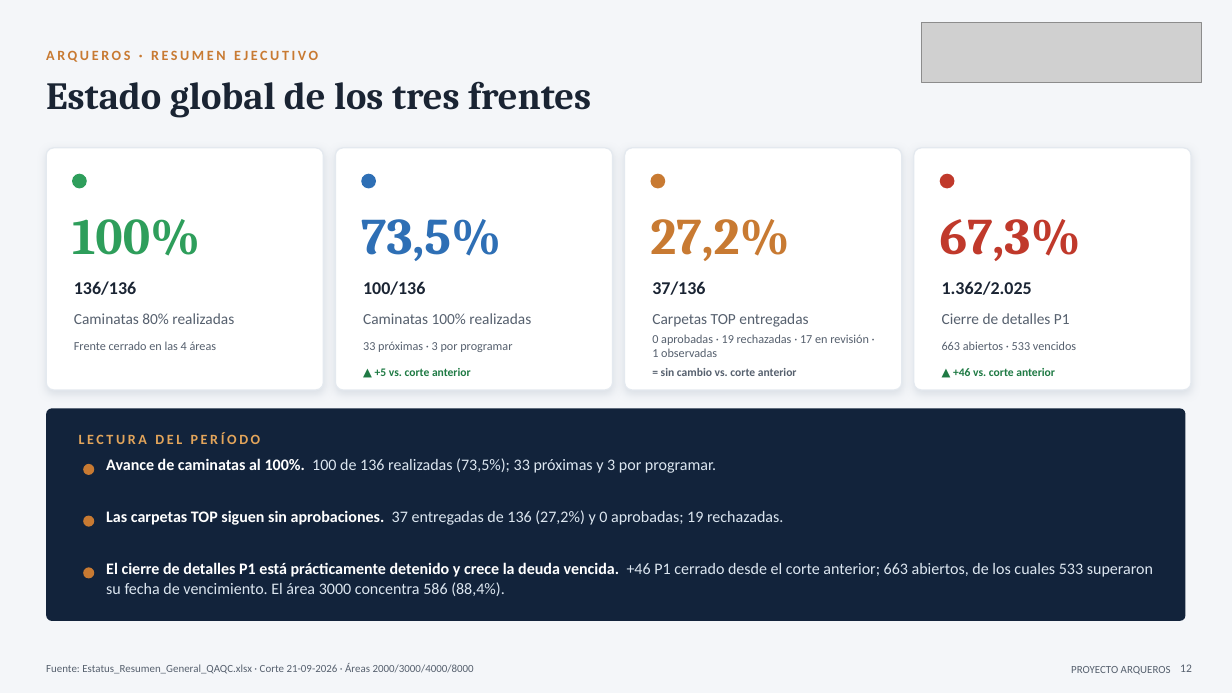
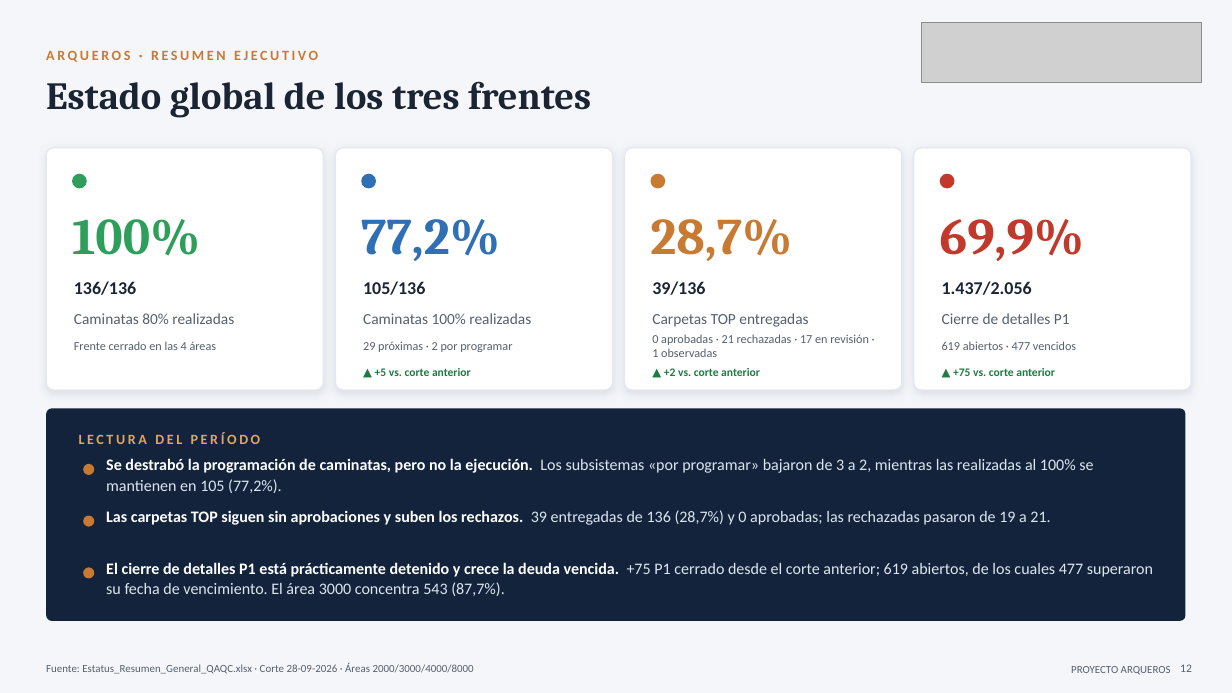
Before and after one commit to tdkvalex/Dashboard-HSEQ, a slide deck: slide 12 of panel_control_TOP_P1/Panel_Control_TOP_P1.pptx. Drawn at 1232x693 pixels with LibreOffice and Linux fonts; fonts in the diff are those of the drawing; grey boxes stand for pictures. Boxes give left, top, right and bottom in pixels: in the first picture for what was removed or moved away, otherwise in the second. Text is boxed around its words. In the diff, an @@ line names an element or a change of style, - is before the commit and + after.

```diff
--- a/panel_control_TOP_P1/Panel_Control_TOP_P1.pptx
+++ b/panel_control_TOP_P1/Panel_Control_TOP_P1.pptx
@@ text at (x1=361, y1=219, x2=500, y2=261): text changed @@
-73,5%
+77,2%
@@ text at (x1=650, y1=219, x2=792, y2=261): text changed @@
-27,2%
+28,7%
@@ text at (x1=940, y1=219, x2=1084, y2=261): text changed @@
-67,3%
+69,9%
@@ text at (x1=363, y1=281, x2=425, y2=295): text changed @@
-100/136
+105/136
@@ text at (x1=652, y1=281, x2=705, y2=295): text changed @@
-37/136
+39/136
@@ text at (x1=942, y1=281, x2=1032, y2=295): text changed @@
-1.362/2.025
+1.437/2.056
@@ text at (x1=363, y1=341, x2=512, y2=352): text changed @@
-33 próximas · 3 por programar
+29 próximas · 2 por programar
@@ text at (x1=652, y1=334, x2=869, y2=357): text changed @@
-0 aprobadas · 19 rechazadas · 17 en revisión · 1 observadas
+0 aprobadas · 21 rechazadas · 17 en revisión · 1 observadas
@@ text at (x1=942, y1=341, x2=1076, y2=350): text changed @@
-663 abiertos · 533 vencidos
+619 abiertos · 477 vencidos
@@ text at (x1=664, y1=368, x2=760, y2=376): text changed; text colour #56606E to #1F7A44 @@
-= sin cambio vs. corte anterior
+▲ +2 vs. corte anterior
@@ text at (x1=953, y1=368, x2=1055, y2=376): text changed @@
-▲ +46 vs. corte anterior
+▲ +75 vs. corte anterior
@@ text at (x1=106, y1=458, x2=1093, y2=493): text changed @@
-Avance de caminatas al 100%. 100 de 136 realizadas (73,5%); 33 próximas y 3 por programar.
+Se destrabó la programación de caminatas, pero no la ejecución. Los subsistemas «por programar» bajaron de 3 a 2, mientras las realizadas al 100% se mantienen en 105 (77,2%).
@@ text at (x1=106, y1=510, x2=1050, y2=525): text changed @@
-Las carpetas TOP siguen sin aprobaciones. 37 entregadas de 136 (27,2%) y 0 aprobadas; 19 rechazadas.
+Las carpetas TOP siguen sin aprobaciones y suben los rechazos. 39 entregadas de 136 (28,7%) y 0 aprobadas; las rechazadas pasaron de 19 a 21.
@@ text at (x1=106, y1=562, x2=1153, y2=596): text changed @@
-El cierre de detalles P1 está prácticamente detenido y crece la deuda vencida. +46 P1 cerrado desde el corte anterior; 663 abiertos, de los cuales 533 superaron su fecha de vencimiento. El área 3000 concentra 586 (88,4%).
+El cierre de detalles P1 está prácticamente detenido y crece la deuda vencida. +75 P1 cerrado desde el corte anterior; 619 abiertos, de los cuales 477 superaron su fecha de vencimiento. El área 3000 concentra 543 (87,7%).
@@ text at (x1=46, y1=663, x2=474, y2=674): text changed @@
-Fuente: Estatus_Resumen_General_QAQC.xlsx · Corte 21-09-2026 · Áreas 2000/3000/4000/8000
+Fuente: Estatus_Resumen_General_QAQC.xlsx · Corte 28-09-2026 · Áreas 2000/3000/4000/8000
```
Also in this commit, not shown: 11 other slides changed, 8 other files.
